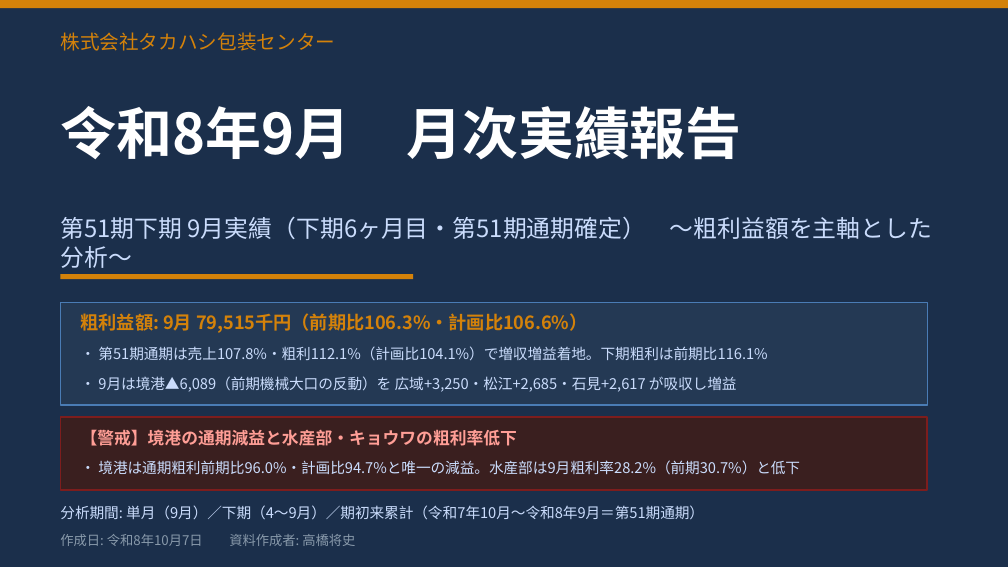
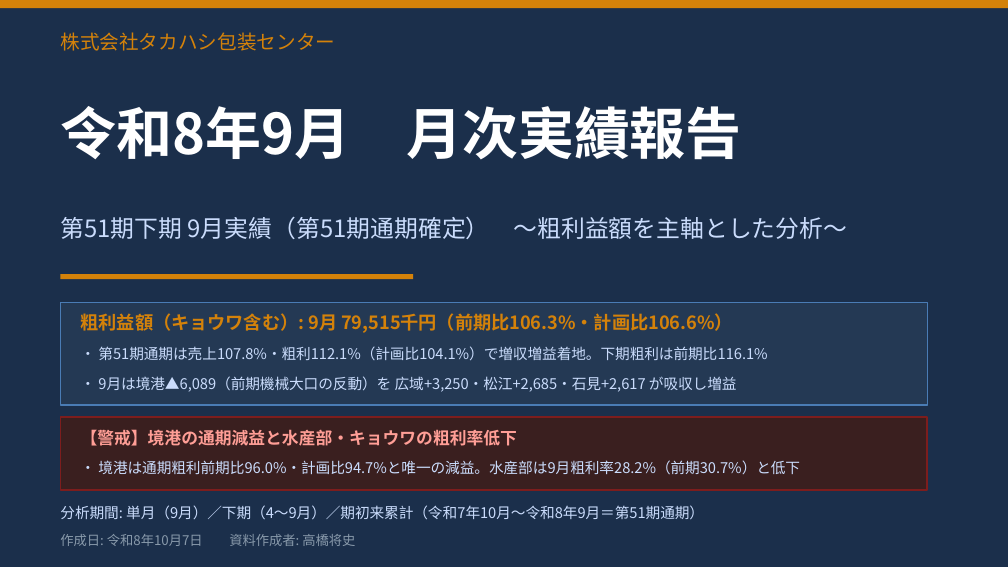
Before and after one commit to takahashihc/claudecode, a slide deck: slide 1 of reports/2026-09_月次実績報告/令和8年9月実績報告.pptx. Drawn at 1008x567 pixels with LibreOffice and Linux fonts; fonts in the diff are those of the drawing. Boxes give left, top, right and bottom in pixels: in the first picture for what was removed or moved away, otherwise in the second. Text is boxed around its words. In the diff, an @@ line names an element or a change of style, - is before the commit and + after.

```diff
--- a/reports/2026-09_月次実績報告/令和8年9月実績報告.pptx
+++ b/reports/2026-09_月次実績報告/令和8年9月実績報告.pptx
@@ text at <box>60,217,848,239</box>: text changed @@
-第51期下期 9月実績（下期6ヶ月目・第51期通期確定） ～粗利益額を主軸とした分析～
+第51期下期 9月実績（第51期通期確定） ～粗利益額を主軸とした分析～
@@ text at <box>81,313,732,333</box>: text changed @@
-粗利益額: 9月 79,515千円（前期比106.3%・計画比106.6%）
+粗利益額（キョウワ含む）: 9月 79,515千円（前期比106.3%・計画比106.6%）
```
Also in this commit, not shown: 5 other slides changed, 2 other files.
